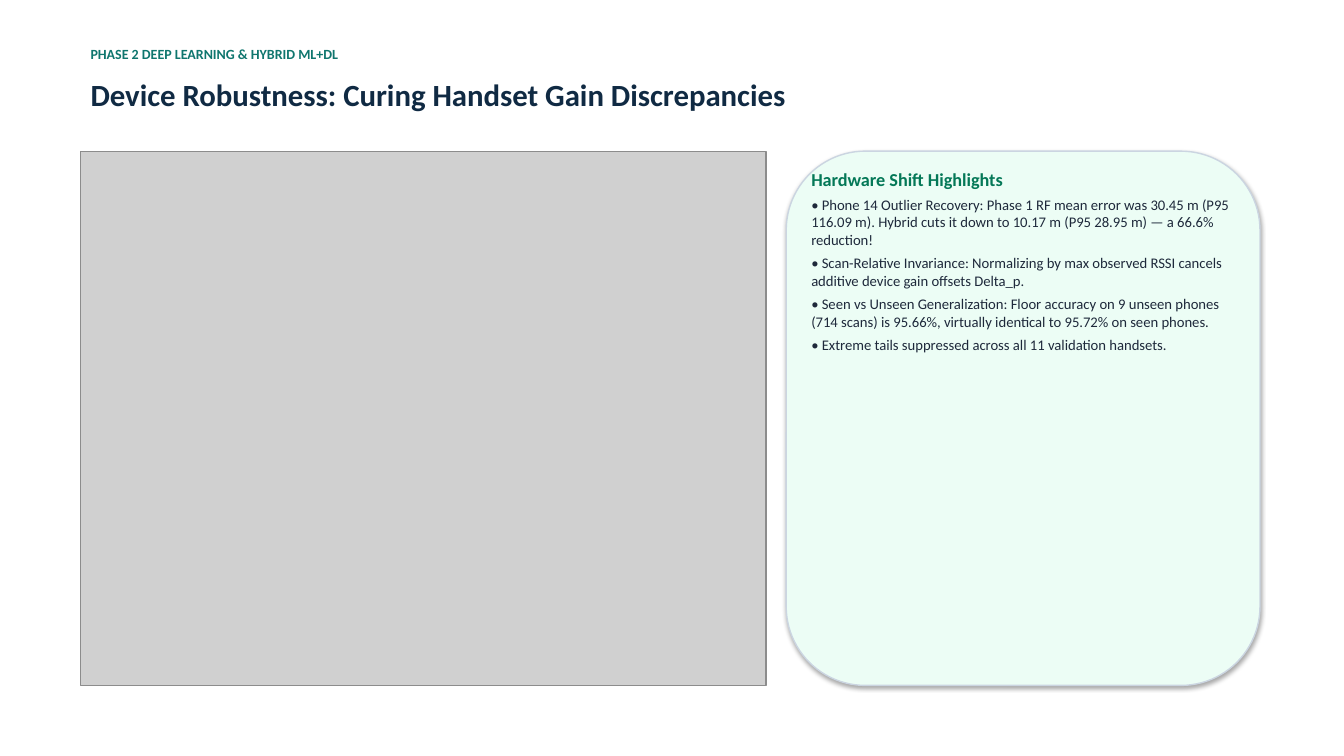
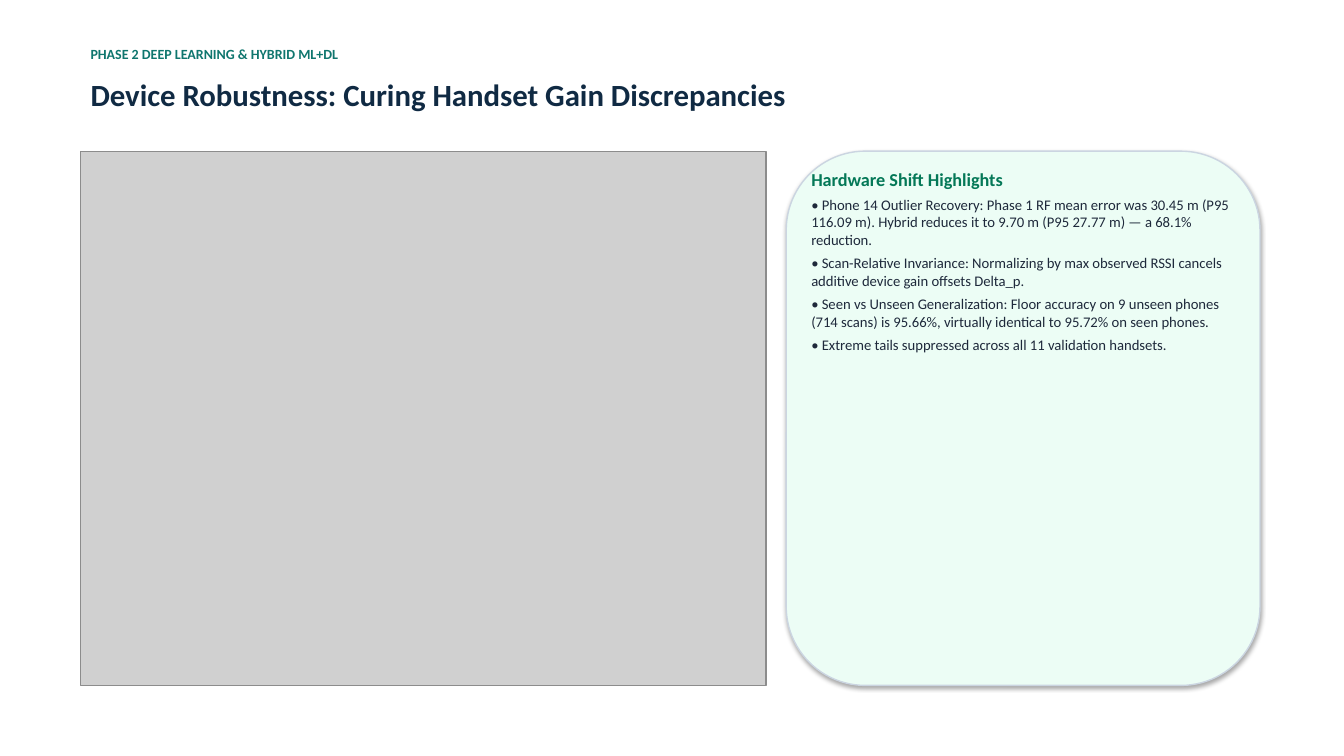
Before and after one commit to vedpawar2254/Indoor-location-prediction-using-wifi-signals, a slide deck: slide 11 of presentation/Phase2_Presentation.pptx. Drawn at 1344x756 pixels with LibreOffice and Linux fonts; fonts in the diff are those of the drawing; grey boxes stand for pictures. Boxes give left, top, right and bottom in pixels: in the first picture for what was removed or moved away, otherwise in the second. Text is boxed around its words. In the diff, an @@ line names an element or a change of style, - is before the commit and + after.

Commit message:
Regenerate Phase 2 artifacts from fixed pipeline; update report, deck, notebook
Re-ran the full Phase 2 pipeline (5-fold CV, ablations, hybrid, evaluation,
visualization) plus the M1/M4 experiments with the corrected code. All committed
numbers now come from this honest re-run on the current machine.

Final HierResMTL-Hybrid on the official 1,111-sample validation set:
  99.91% building, 95.50% floor, 4.29 m MAE, 6.76 m mean / 4.98 m median
  Euclidean error, 6.99 m EvAAL. 5-fold OOF: 8.86 m mean, 10.55 m EvAAL.
  Phone 14 error 30.45 m -> 9.70 m.

The small shift from the previous numbers (e.g. 6.70 -> 6.76 m) is expected: the
old values were partly inflated by the augmentation bug that leaked noise into the
binary presence/aggregate features. Floor ECE is now computed on properly
normalized posteriors (hybrid 0.0476 vs the earlier invalid 0.0561).

Docs:
- README, report/phase2_report.tex (+ recompiled Phase2_Report.pdf), the deck
  (pptx/pdf) and presentation/README updated to the re-run numbers.
- Relabel 'Combined (Post-Hoc)' baseline as 'Best-per-Task Oracle' and state it is
  not a deployable model.
- Rewrite the ablation and sample-efficiency narrative to match reality: single-fold
  component ablations move EvAAL by <1 m (within seed noise), so only the R3
  representation change is claimed as decisive; learning-curve instability at small
  user counts is reported honestly rather than as smooth monotonic scaling.
- Rename m4_three_seed_variance.csv -> m4_single_model_seed_variance.csv and clarify
  it is single-fold HierResMTL variance, not the hybrid.

Submission hygiene:
- Remove the deliverables table from README and delete docs/VIVA_GUIDE_PHASE2.md
  (and its references); ignore docs/ and local scratch dirs in .gitignore.
- Remove the word 'headline' from all code, docs and slides.

```diff
--- a/presentation/Phase2_Presentation.pptx
+++ b/presentation/Phase2_Presentation.pptx
@@ text at [811, 199, 1229, 245]: text changed @@
-• Phone 14 Outlier Recovery: Phase 1 RF mean error was 30.45 m (P95 116.09 m). Hybrid cuts it down to 10.17 m (P95 28.95 m) — a 66.6% reduction!
+• Phone 14 Outlier Recovery: Phase 1 RF mean error was 30.45 m (P95 116.09 m). Hybrid reduces it to 9.70 m (P95 27.77 m) — a 68.1% reduction.
```
Also in this commit, not shown: 7 other slides changed, 48 other files.
